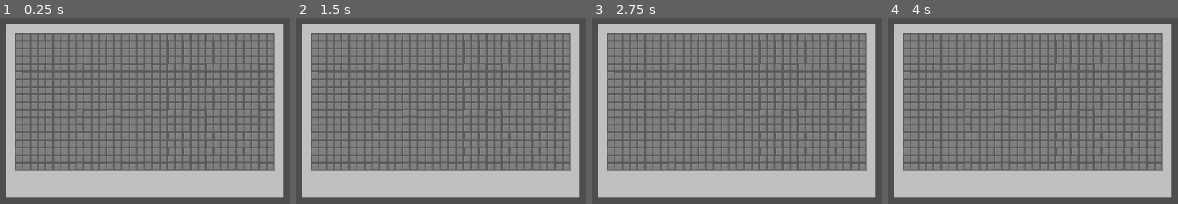
Above: before the commit, frames 1-4 (left to right).
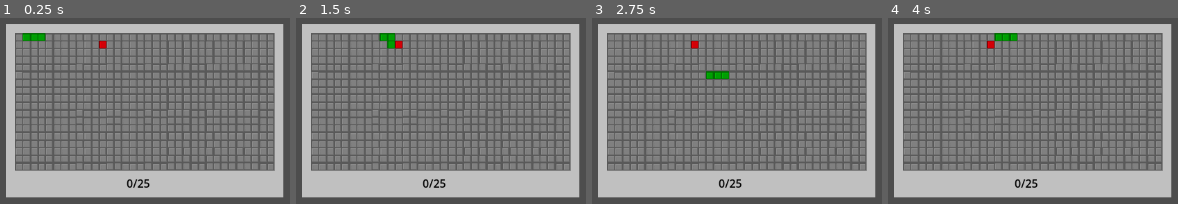
Above: after the commit, the same moments.

Repository: doneganmicah/PirateSoftwareGameJam2025-17
Game: Godot game, scene res://Scenes/Games/SnekGameScene.tscn
The game is run twice, just before and just after one commit, with the same random seed, the same clock (stepped at 60 frames per second) and the same inputs. The project has no main scene, so this scene is started directly.
Inputs:
- Up to frame 1 (0.25 s): no input
- Up to frame 2 (1.5 s): hold Right (input_right, bound only after the commit) 0.53-1.28 s; hold Down (input_down, bound only after the commit) from 1.28 s (still down)
- Up to frame 3 (2.75 s): release Down (input_down, bound only after the commit) at 2.03 s; hold Right (input_right, bound only after the commit) from 2.03 s (still down)
- Up to frame 4 (4 s): tap Enter at 2.75 s; release Right (input_right, bound only after the commit) at 2.78 s; hold Up (input_up, bound only after the commit) 2.78-3.53 s; hold Left (input_left, bound only after the commit) from 3.53 s (still down)

The runs differ from the first frame. In frame 1, 0.7% of the frame differs, in the area x 7-52%, y 8-92%; in frame 2, 0.7%; in frame 3, 0.7%; in frame 4, 0.7%.

Commit message:
Completed Snek Game Logic
Snek Game  Logic
Score Completion
Resets when fail
Still needs Fail Screen
Still needs Win Screen
Still needs to callback to game manager

Diff:
--- a/Scenes/Games/SnekGameScene.tscn
+++ b/Scenes/Games/SnekGameScene.tscn
@@ -1,5 +1,6 @@
-[gd_scene load_steps=4 format=4 uid="uid://m7lloa4vqhqs"]
+[gd_scene load_steps=5 format=4 uid="uid://m7lloa4vqhqs"]
 
+[ext_resource type="Script" uid="uid://cytvlndnjf01" path="res://Scripts/Games/snek_game_scene.gd" id="1_urs18"]
 [ext_resource type="Texture2D" uid="uid://7wp6cnbk2tsr" path="res://Assets/TileSheets/SnekTileSheet.png" id="1_vipi0"]
 
 [sub_resource type="TileSetAtlasSource" id="TileSetAtlasSource_urs18"]
@@ -28,6 +29,8 @@
 offset_top = 19.0
 offset_right = 446.0
 offset_bottom = 269.0
+script = ExtResource("1_urs18")
+snek_speed = 0.15
 
 [node name="ColorRect" type="ColorRect" parent="."]
 custom_minimum_size = Vector2(400, 250)
@@ -53,3 +56,16 @@
 position = Vector2(0.5, 0.5)
 tile_map_data = PackedByteArray("AAAAAAAAAAAAAAAAAAAAAAEAAAAAAAAAAAAAAAIAAAAAAAAAAAAAAAMAAAAAAAAAAAAAAAQAAAAAAAAAAAAAAA …(9712 unchanged characters)…
 tile_set = SubResource("TileSet_ffpvu")
+
+[node name="Timer" type="Timer" parent="."]
+
+[node name="Score" type="Label" parent="."]
+layout_mode = 0
+offset_left = 174.0
+offset_top = 218.0
+offset_right = 214.0
+offset_bottom = 241.0
+theme_override_colors/font_color = Color(0, 0, 0, 1)
+text = "0/25"
+
+[connection signal="timeout" from="Timer" to="." method="_on_timer_timeout"]
--- /dev/null
+++ b/Scripts/Games/snek_game_scene.gd
@@ -0,0 +1,122 @@
+extends Control
+
+@onready var timer: Timer = $Timer
+@onready var tile_map: TileMapLayer = $ColorRect2/TileMapLayer
+@onready var score: Label = $Score
+@export_range(0.01, 5.0, 0.01) var snek_speed : float
+
+const MAX_SNEK_SIZE   = 128
+const MAX_SNEK_SCORE  = 25
+const SNEK_GRID_TILE  = Vector2i(0, 0)
+const SNEK_BODY_TILE  = Vector2i(1, 0)
+const SNEK_APPLE_TILE = Vector2i(2,0)
+const SNEK_GRID_X = 33
+const SNEK_GRID_Y = 17
+
+#################################
+## Globals
+#################################
+var _flag_timer : bool = false
+var snek_body = []
+var snek_size = 3
+var snek_score = 0
+var snek_direction : Vector2i = Vector2i(1,0)
+var target_pos : Vector2i = Vector2i(0,0)
+var apple_pos : Vector2i
+
+#################################
+## Functions
+#################################
+func _ready() -> void:
+	snek_body.resize(MAX_SNEK_SIZE)
+	snek_body[2] = Vector2i(0,0)
+	snek_body[1] = Vector2i(1,0)
+	snek_body[0] = Vector2i(2,0)
+	seed(Time.get_ticks_usec())
+	generate_apple()
+	draw_snek_game()
+	timer.wait_time = snek_speed
+	timer.start()
+	pass
+
+func _physics_process(delta: float) -> void:
+	# Get the input direction and prepare to move the direction
+	var new_snek_direction = Input.get_vector("input_left","input_right","input_up","input_down") as Vector2i
+	if(new_snek_direction != Vector2i(0,0) and snek_direction + new_snek_direction != Vector2i(0,0)):
+		snek_direction = new_snek_direction
+
+	# Game Tick
+	if(_flag_timer):
+		_flag_timer = false
+
+		target_pos = snek_body[0] + snek_direction
+
+		# Check if the desired location is valid
+		if(tile_map.get_cell_atlas_coords(target_pos) == SNEK_BODY_TILE): # Ran into self
+			timer.stop()
+			await get_tree().create_timer(2).timeout
+			reset_game()
+			return
+		elif(target_pos.x > SNEK_GRID_X or target_pos.x < 0 or target_pos.y > SNEK_GRID_Y or target_pos.y < 0): # Ran into wall
+			# end game
+			timer.stop()
+			await get_tree().create_timer(2).timeout
+			reset_game()
+			return
+		if(tile_map.get_cell_atlas_coords(target_pos) == SNEK_APPLE_TILE):
+			snek_size  += 1
+			snek_score += 1
+			generate_apple()
+
+		# Move the tail forward
+		for i in range(snek_size - 1, 0, -1):
+			snek_body[i] = snek_body[i-1]
+		# Move head.
+		snek_body[0] = target_pos
+
+		draw_snek_game()
+		score.text = str(snek_score) + "/" + str(MAX_SNEK_SCORE)
+		if(snek_score == MAX_SNEK_SCORE):
+			timer.stop()
+			win_game()
+
+func draw_snek_game() -> void:
+	# Refill Grid
+	for x in range(0, SNEK_GRID_X + 1):
+		for y in range(0, SNEK_GRID_Y + 1):
+			tile_map.set_cell(Vector2i(x,y), 0, SNEK_GRID_TILE)
+	# Draw Snek
+	for i in range(0, snek_size):
+		tile_map.set_cell(snek_body[i], 0, SNEK_BODY_TILE)
+	# Draw Apple
+	tile_map.set_cell(apple_pos, 0, SNEK_APPLE_TILE)
+
+func win_game() -> void:
+	# Make a callback function to call back to game manager script or signal
+	pass
+
+func reset_game() -> void:
+	snek_body.resize(MAX_SNEK_SIZE)
+	snek_body[2] = Vector2i(0,0)
+	snek_body[1] = Vector2i(1,0)
+	snek_body[0] = Vector2i(2,0)
+	snek_direction = Vector2i(1,0)
+	snek_size = 3
+	snek_score = 0
+	generate_apple()
+	draw_snek_game()
+	timer.wait_time = 0.15
+	timer.start()
+
+func generate_apple() -> void:
+	var found_apple = false
+	while not found_apple:
+		var x = randi_range(0, SNEK_GRID_X)
+		var y = randi_range(0, SNEK_GRID_Y)
+		if(tile_map.get_cell_atlas_coords(Vector2i(x,y)) == SNEK_GRID_TILE):
+			apple_pos = Vector2i(x, y)
+			found_apple = true
+
+
+func _on_timer_timeout() -> void:
+	_flag_timer = true
--- a/project.godot
+++ b/project.godot
@@ -20,6 +20,38 @@
 Signals="*res://Scripts/Includes/Signals.gd"
 Scenes="*res://Scripts/Includes/Scenes.gd"
 
+[input]
+
+input_left={
+"deadzone": 0.2,
+"events": [Object(InputEventKey,"resource_local_to_scene":false,"resource_name":"","device":-1,"window_id":0,"alt_pressed":false,"shift_pressed":false,"ctrl_pressed":false,"meta_pressed":false,"pressed":false,"keycode":0,"physical_keycode":4194319,"key_label":0,"unicode":0,"location":0,"echo":false,"script":null)
+, Object(InputEventKey,"resource_local_to_scene":false,"resource_name":"","device":-1,"window_id":0,"alt_pressed":false,"shift_pressed":false,"ctrl_pressed":false,"meta_pressed":false,"pressed":false,"keycode":0,"physical_keycode":65,"key_label":0,"unicode":97,"location":0,"echo":false,"script":null)
+]
+}
+input_right={
+"deadzone": 0.2,
+"events": [Object(InputEventKey,"resource_local_to_scene":false,"resource_name":"","device":-1,"window_id":0,"alt_pressed":false,"shift_pressed":false,"ctrl_pressed":false,"meta_pressed":false,"pressed":false,"keycode":0,"physical_keycode":4194321,"key_label":0,"unicode":0,"location":0,"echo":false,"script":null)
+, Object(InputEventKey,"resource_local_to_scene":false,"resource_name":"","device":-1,"window_id":0,"alt_pressed":false,"shift_pressed":false,"ctrl_pressed":false,"meta_pressed":false,"pressed":false,"keycode":0,"physical_keycode":68,"key_label":0,"unicode":100,"location":0,"echo":false,"script":null)
+]
+}
+input_up={
+"deadzone": 0.2,
+"events": [Object(InputEventKey,"resource_local_to_scene":false,"resource_name":"","device":-1,"window_id":0,"alt_pressed":false,"shift_pressed":false,"ctrl_pressed":false,"meta_pressed":false,"pressed":false,"keycode":0,"physical_keycode":4194320,"key_label":0,"unicode":0,"location":0,"echo":false,"script":null)
+, Object(InputEventKey,"resource_local_to_scene":false,"resource_name":"","device":-1,"window_id":0,"alt_pressed":false,"shift_pressed":false,"ctrl_pressed":false,"meta_pressed":false,"pressed":false,"keycode":0,"physical_keycode":87,"key_label":0,"unicode":119,"location":0,"echo":false,"script":null)
+]
+}
+input_down={
+"deadzone": 0.2,
+"events": [Object(InputEventKey,"resource_local_to_scene":false,"resource_name":"","device":-1,"window_id":0,"alt_pressed":false,"shift_pressed":false,"ctrl_pressed":false,"meta_pressed":false,"pressed":false,"keycode":0,"physical_keycode":4194322,"key_label":0,"unicode":0,"location":0,"echo":false,"script":null)
+, Object(InputEventKey,"resource_local_to_scene":false,"resource_name":"","device":-1,"window_id":0,"alt_pressed":false,"shift_pressed":false,"ctrl_pressed":false,"meta_pressed":false,"pressed":false,"keycode":0,"physical_keycode":83,"key_label":0,"unicode":115,"location":0,"echo":false,"script":null)
+]
+}
+input_exit={
+"deadzone": 0.2,
+"events": [Object(InputEventKey,"resource_local_to_scene":false,"resource_name":"","device":-1,"window_id":0,"alt_pressed":false,"shift_pressed":false,"ctrl_pressed":false,"meta_pressed":false,"pressed":false,"keycode":0,"physical_keycode":4194305,"key_label":0,"unicode":0,"location":0,"echo":false,"script":null)
+]
+}
+
 [rendering]
 
 textures/canvas_textures/default_texture_filter=3
Not shown, added: Scripts/Games/snek_game_scene.gd.uid
